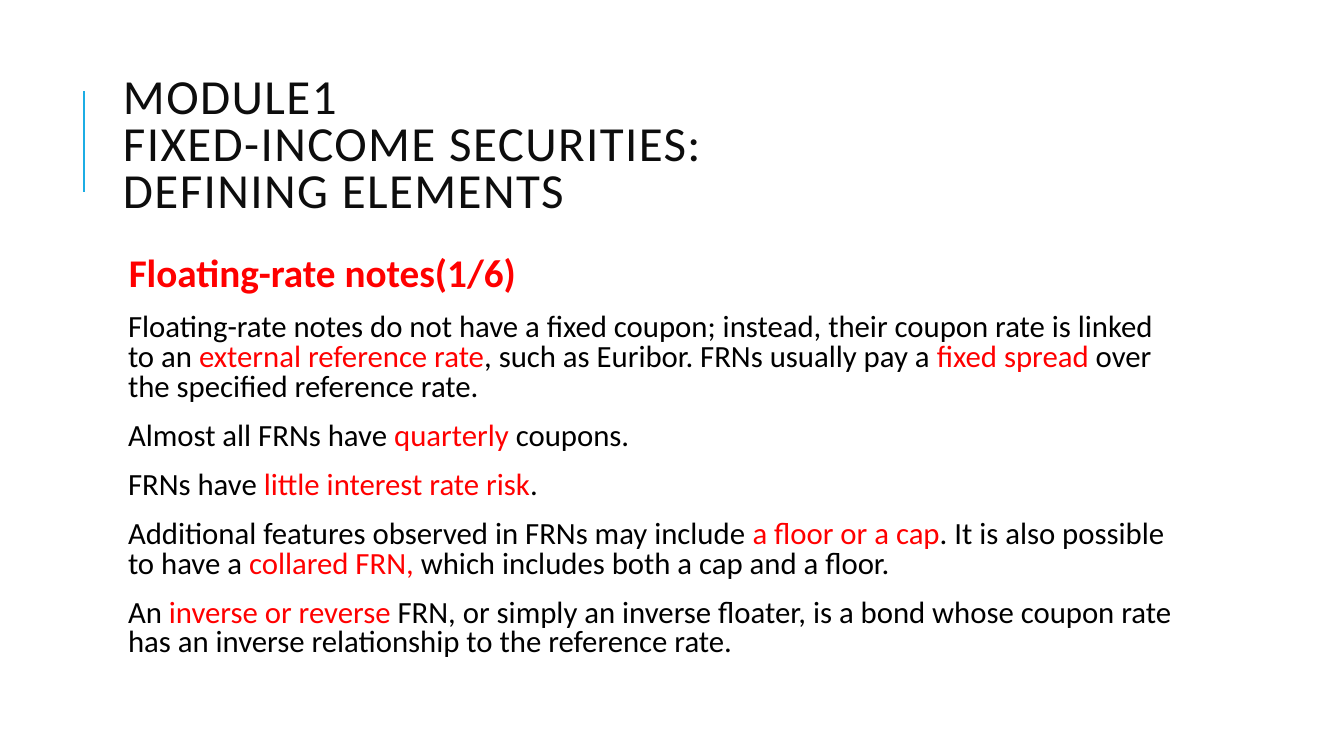
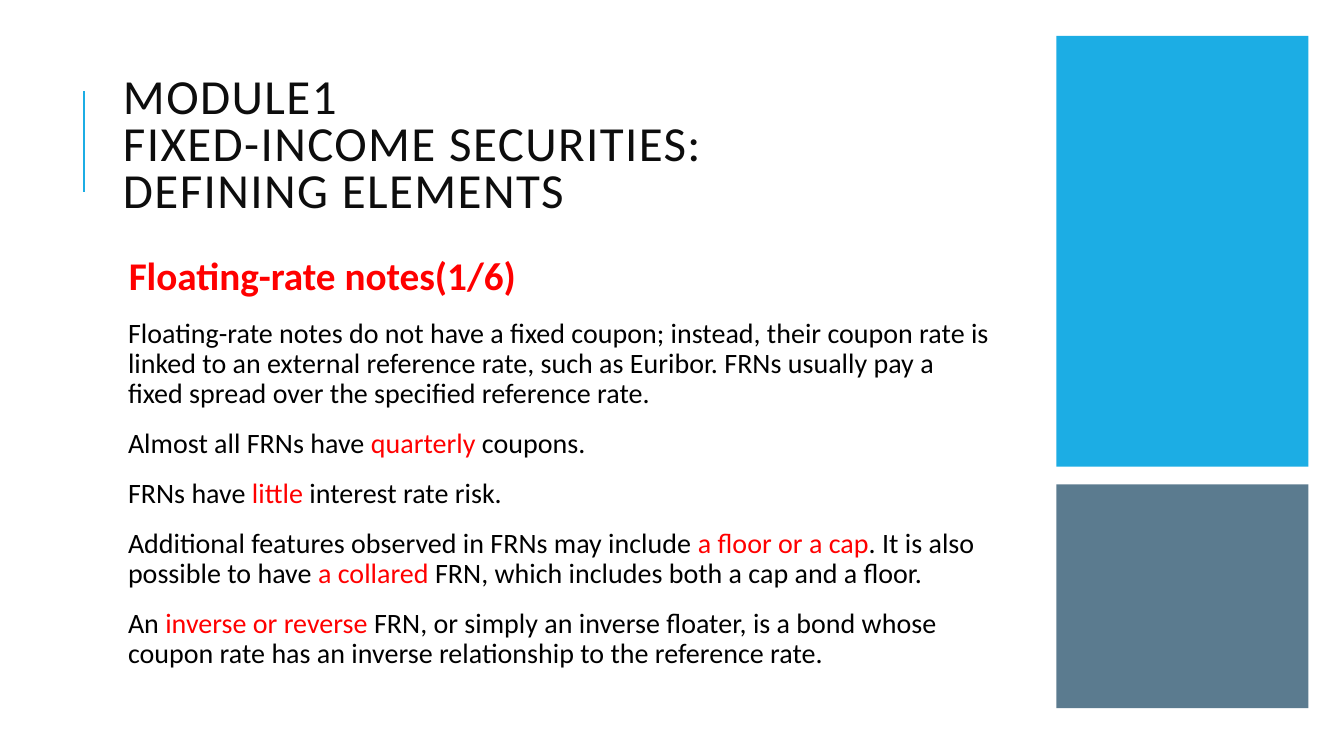
Before and after one commit to Isco0530/data, a slide deck: slide 36 of Fixed Income.pptx. Drawn at 1344x756 pixels with LibreOffice and Linux fonts; fonts in the diff are those of the drawing. Boxes give left, top, right and bottom in pixels: in the first picture for what was removed or moved away, otherwise in the second. Text is boxed around its words. In the diff, an @@ line names an element or a change of style, - is before the commit and + after.

```diff
--- a/Fixed Income.pptx
+++ b/Fixed Income.pptx
@@ rectangle added at [1057, 36, 1309, 467], fill #1CADE4 @@
@@ text "Floating-rate notes(1/6)" at [128, 261, 988, 668]: size 22 to 20 pt; text colour #FF0000 to #000000 in "external reference rate, fixed spread", "interest rate risk.", "FRN,"; text colour #000000 to #FF0000 in "a"; line spacing 0.8 to 0.9 @@
@@ rectangle added at [1057, 485, 1309, 709], fill #335B74 at 80% opacity @@
```
Also in this commit, not shown: 6 other slides changed, 1 slide removed.
